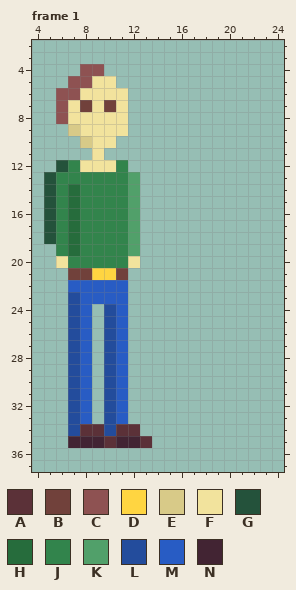
Pixel-art file -- Assets/Aseprites/Father.aseprite. The first picture shows the starting point.
32x42 pixels, 2 frames. Colours within 5 levels of each other are drawn and written as one. Shown: frame 1: x 4..24, y 2..37. The old version is drawn lined up with the new one, on the new canvas. The commit also changed other frames, which this record leaves out.
Palette (. is transparent): A #5b3138  B #71413b  C #8e5252  D #ffd541  E #d8ca88  F #f2e39d  G #24523b  H #266c3c  J #32844c  K #51a06a  L #234c9c  M #285cc4  N #422433
Pixels before, frame 1, first column x 5:
 4 ...CC....
 5 ..CCFF...
 6 .CCFFFF..
 7 .CFBFBF..
 8 .CFFFFF..
 9 ..EFFFF..
10 ...EFF...
11 ....F....
12 .GJFFFJ..
13 GJJJJJJK.
14 GJHJJJJK.
15 GJHJJJJK.
16 GJHJJJJK.
17 GJHJJJJK.
18 GJHJJJJK.
19 .JHJJJJK.
20 .FJJJJJF.
21 ..BBDDB..
22 ..MMMMM..
23 ..LMMMM..
24 ..LM.LM..
25 ..LM.LM..
26 ..LM.LM..
27 ..LM.LM..
28 ..LM.LM..
29 ..LM.LM..
30 ..LM.LM..
31 ..LM.LM..
32 ..LM.LM..
33 ..LM.LM..
34 ..LAALAA.
35 ..NNNANNA
The same view after the edit:
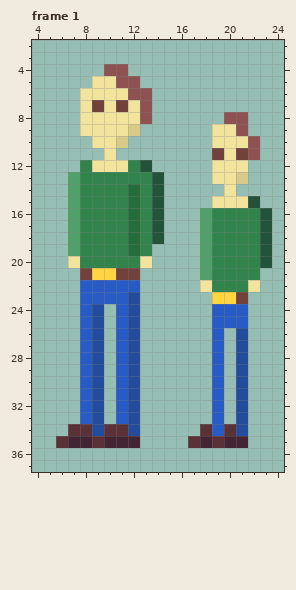
From old to new:
canvas 32x42 -> 32x40, the old top-left corner now at -7,-1 (the part of the old canvas that was cut away was empty and is not shown)
Changed rows in their new state; - is an unchanged pixel.
Frame 1:
first column x 5:
 4 ---..CC------------
 5 --..--CC-----------
 6 -..----CC----------
 7 -..FBFBFC----------
 8 -..----FC------CC--
 9 --.----E------FFC--
10 ---.--E-------FFFC-
11 ----.F--------BFBC-
12 -..J--FJG-----FFF--
13 ..K----JJG----FFE--
14 ..K----HJG-----F---
15 ..K----HJG----FFFG-
16 ..K----HJG---KJJJJG
17 ..K----HJG---KJJJJG
18 ..K----HJG---KJJJJG
19 -.K----HJ----KJJJJG
20 -.F----JF----KJJJJG
21 --.----B-----KJJJJ-
22 --.----M-----FJJJF-
23 --.----L------DDB--
24 --.-L.-L------MMM--
25 --.-L.-L------MMM--
26 --.-L.-L------M-L--
27 --.-L.-L------M-L--
28 --.-L.-L------M-L--
29 --.-L.-L------M-L--
30 --.-L.-L------M-L--
31 --.-L.-L------M-L--
32 --.-L.-L------M-L--
33 --.-L.-L------M-L--
34 --A-LA-L-----AMAL--
35 -A--AN--.---ANANN--
Where, in picture pixels (left, top, right, bottom), the same in both pictures:
changed: (44, 64, 272, 448)
